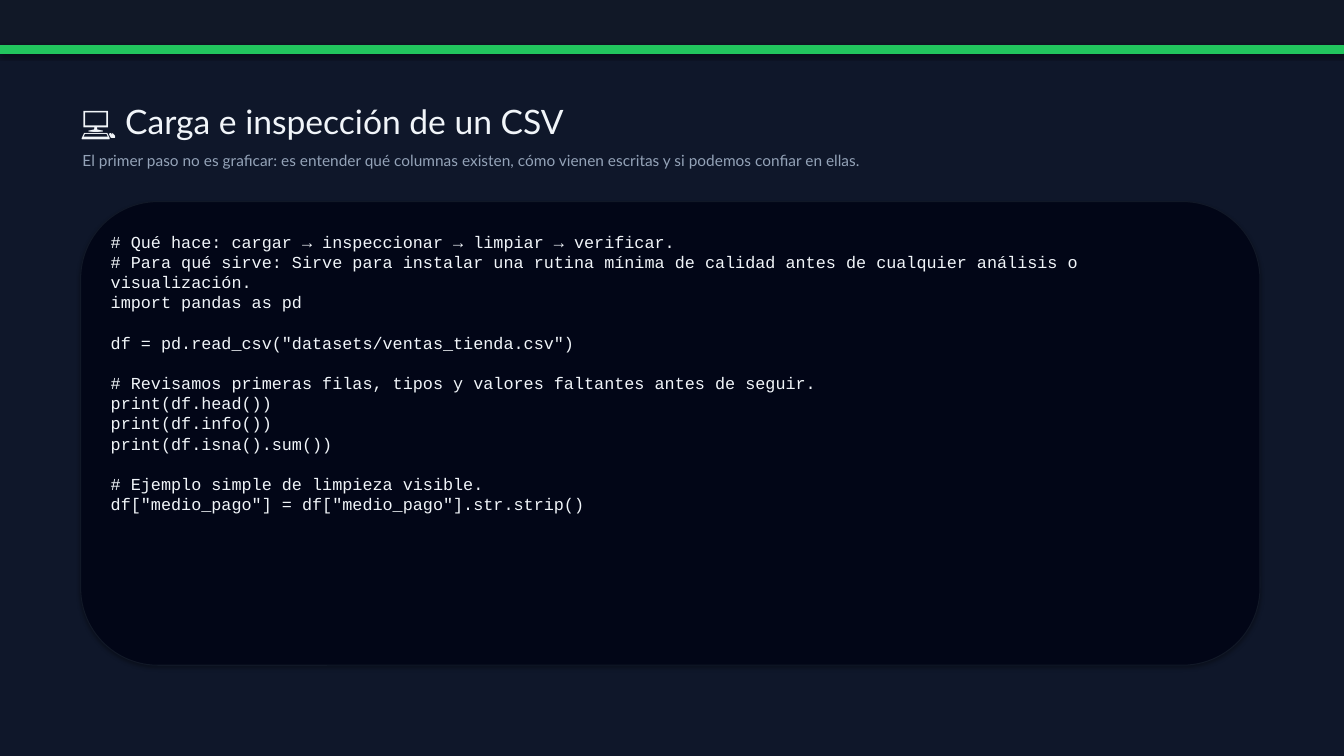
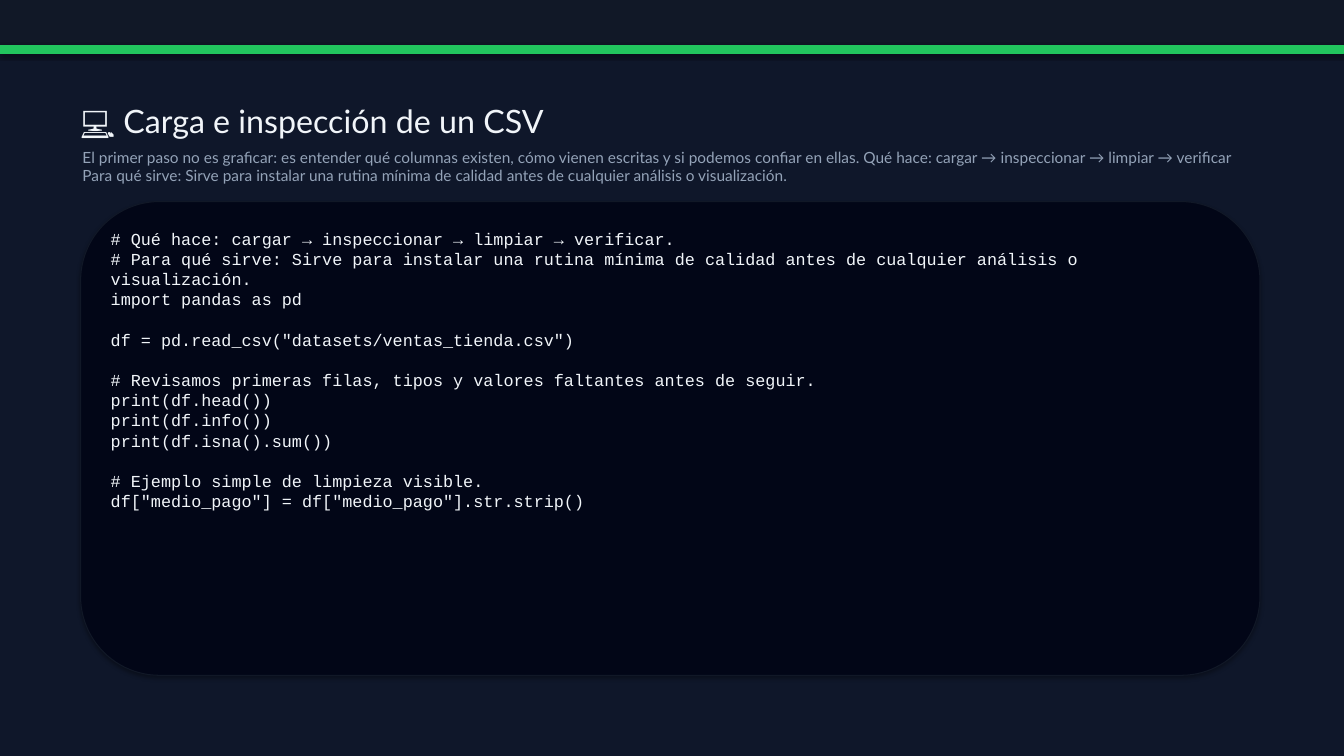
Before and after one commit to vladimiracunadev-create/python-data-science-bootcamp, a slide deck: slide 6 of docs/presentaciones/classes/clase-02-pandas-limpieza-datos-presentacion.pptx (slide 5 before the commit). Drawn at 1344x756 pixels with LibreOffice and Linux fonts; fonts in the diff are those of the drawing. Boxes give left, top, right and bottom in pixels: in the first picture for what was removed or moved away, otherwise in the second. Text is boxed around its words. In the diff, an @@ line names an element or a change of style, - is before the commit and + after.

```diff
--- a/docs/presentaciones/classes/clase-02-pandas-limpieza-datos-presentacion.pptx
+++ b/docs/presentaciones/classes/clase-02-pandas-limpieza-datos-presentacion.pptx
@@ text "💻 Carga e inspección de ..." at [123,109,543,139]: size 24 to 23 pt @@
@@ text at [82,151,1232,184]: text changed @@
-El primer paso no es graficar: es entender qué columnas existen, cómo vienen escritas y si podemos confiar en ellas.
+El primer paso no es graficar: es entender qué columnas existen, cómo vienen escritas y si podemos confiar en ellas. Qué hace: cargar → inspeccionar → limpiar → verificar Para qué sirve: Sirve para instalar una rutina mínima de calidad antes de cualquier análisis o visualización.
@@ rounded rectangle: place and size @@
-rounded rectangle at [81,202,1260,665]
+rounded rectangle at [81,202,1260,676]
```
Also in this commit, not shown: 5 other slides changed, 2 slides added, 1 slide removed, 38 other files.
